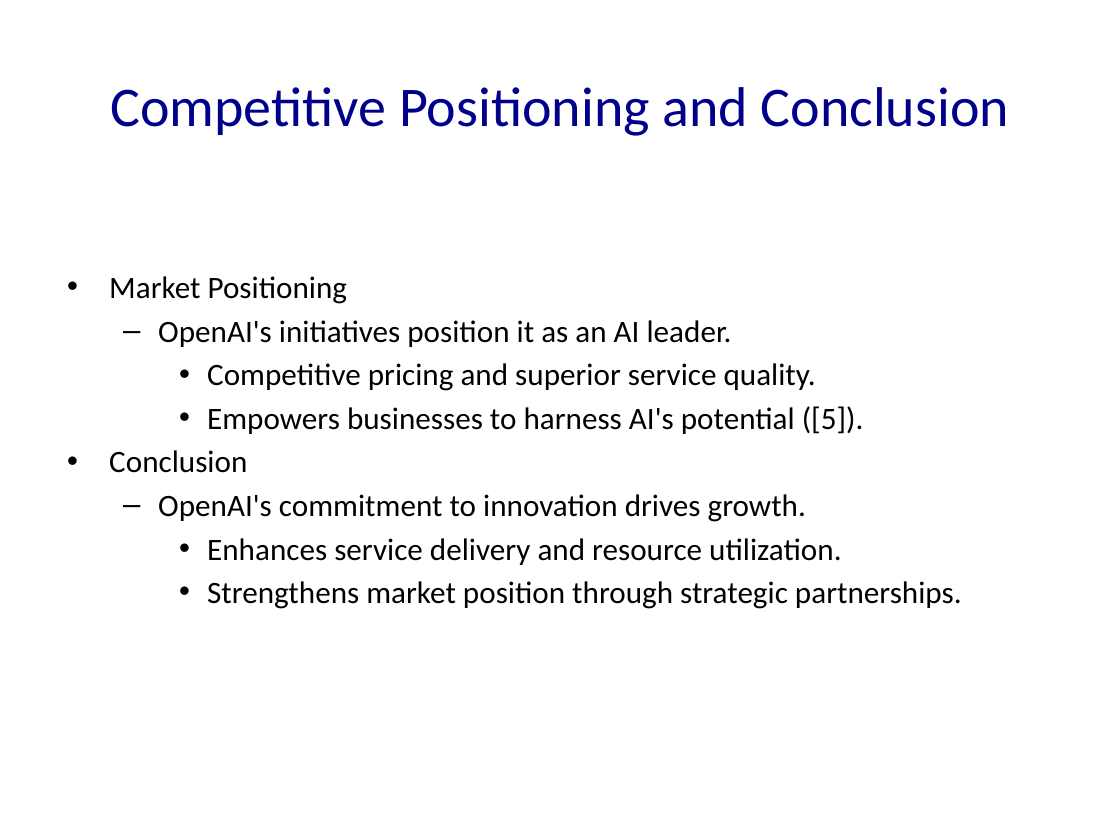
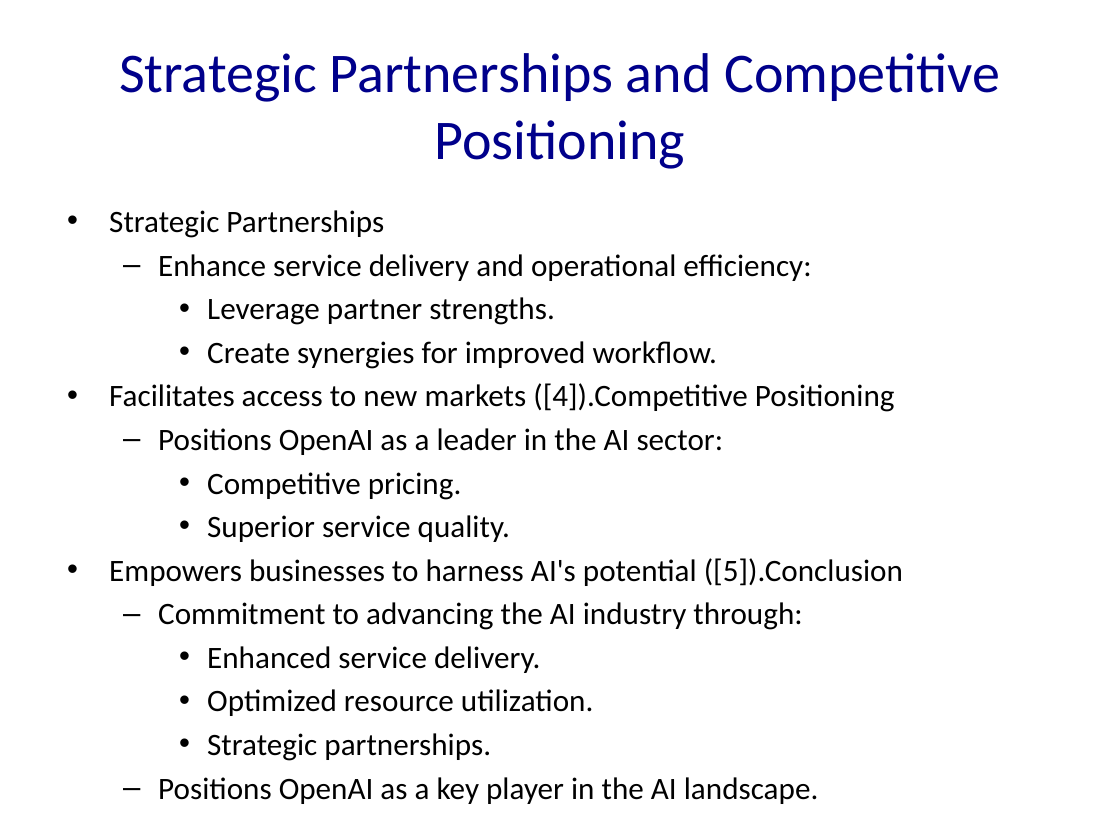
Before and after one commit to Frank-Gu-81/slides_autogeneration, a slide deck: slide 3 of OpenAI.pptx (slide 5 before the commit). Drawn at 1120x840 pixels with LibreOffice and Linux fonts; fonts in the diff are those of the drawing. Boxes give left, top, right and bottom in pixels: in the first picture for what was removed or moved away, otherwise in the second. Text is boxed around its words. In the diff, an @@ line names an element or a change of style, - is before the commit and + after.

```diff
--- a/OpenAI.pptx
+++ b/OpenAI.pptx
@@ title at [119,53,1000,169]: text changed @@
-Competitive Positioning and Conclusion
+Strategic Partnerships and Competitive Positioning
@@ text at [109,210,903,804]: text changed @@
-• Market Positioning
-  – OpenAI's initiatives position it as an AI leader.
-    • Competitive pricing and superior service quality.
-    • Empowers businesses to harness AI's potential ([5]).
-• Conclusion
-  – OpenAI's commitment to innovation drives growth.
-    • Enhances service delivery and resource utilization.
-    • Strengthens market position through strategic partnerships.
+• Strategic Partnerships
+  – Enhance service delivery and operational efficiency:
+    • Leverage partner strengths.
+    • Create synergies for improved workflow.
+• Facilitates access to new markets ([4]).Competitive Positioning
+  – Positions OpenAI as a leader in the AI sector:
+    • Competitive pricing.
+    • Superior service quality.
+• Empowers businesses to harness AI's potential ([5]).Conclusion
+  – Commitment to advancing the AI industry through:
+    • Enhanced service delivery.
+    • Optimized resource utilization.
+    • Strategic partnerships.
+  – Positions OpenAI as a key player in the AI landscape.
```
Also in this commit, not shown: 7 other slides changed, 22 slides added, 3 slides removed, 11 other files.
